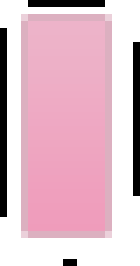
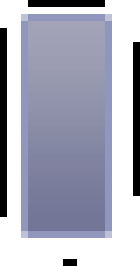
Revision of a layered 140 × 266 image; what changed, layer by layer:
renamed "base" to "pressed", hid it, moved it into group "pink" over [28, 21, 105, 231]
added group "blue" with 2 layers over [28, 21, 105, 231]
added layer "normal" (3rd of 3, in "blue") in group "blue" over [28, 21, 105, 231]
